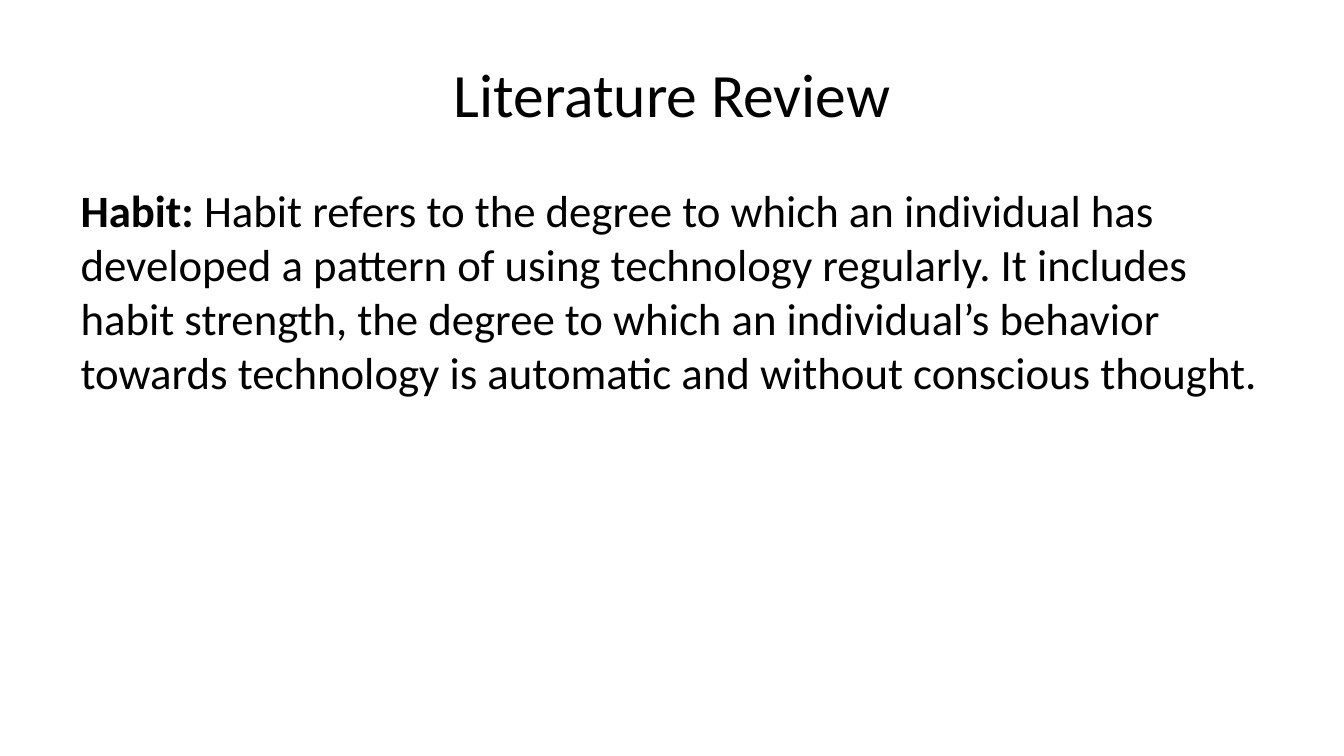
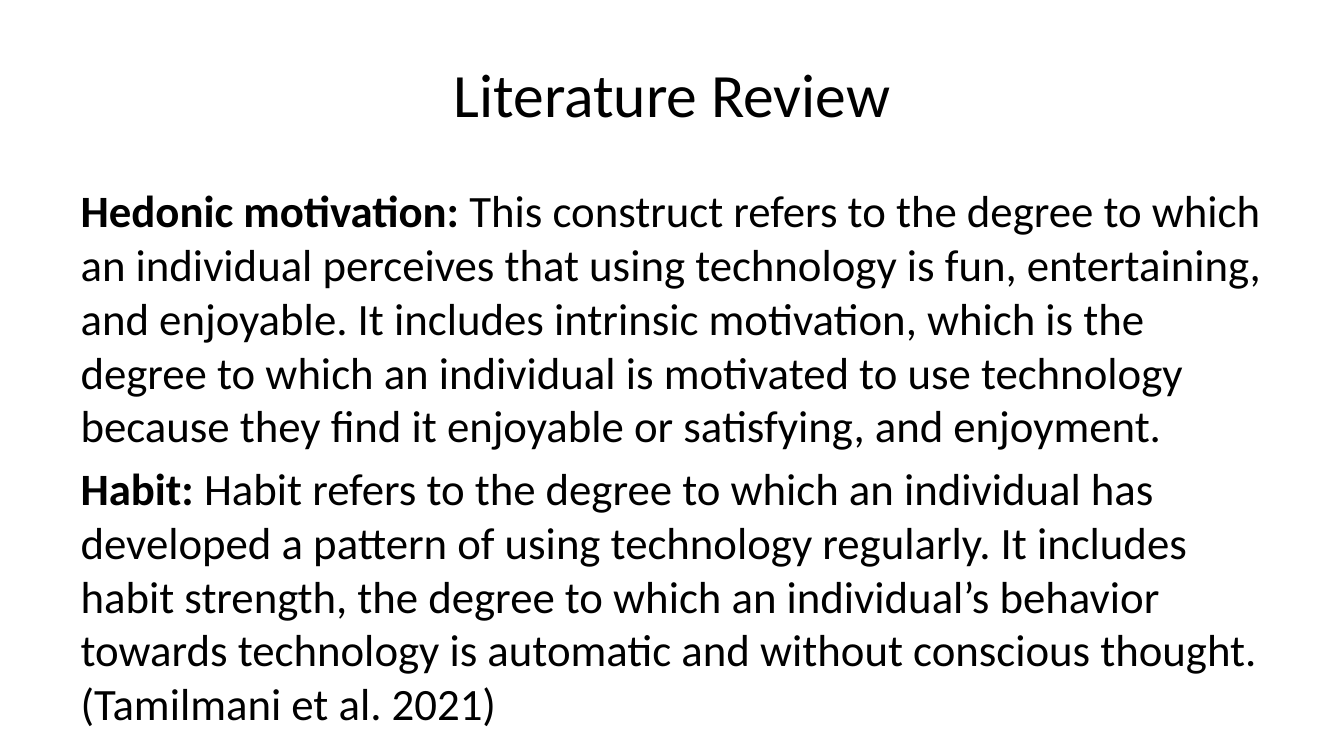
Before and after one commit to hukkum/semproject, a slide deck: slide 6 of powerpoint.pptx (slide 7 before the commit). Drawn at 1344x756 pixels with LibreOffice and Linux fonts; fonts in the diff are those of the drawing. Boxes give left, top, right and bottom in pixels: in the first picture for what was removed or moved away, otherwise in the second. Text is boxed around its words. In the diff, an @@ line names an element or a change of style, - is before the commit and + after.

```diff
--- a/powerpoint.pptx
+++ b/powerpoint.pptx
@@ text at bbox=[81, 195, 1261, 674]: text changed @@
-Habit: Habit refers to the degree to which an individual has developed a pattern of using technology regularly. It includes habit strength, the degree to which an individual’s behavior towards technology is automatic and without conscious thought.
+Hedonic motivation: This construct refers to the degree to which an individual perceives that using technology is fun, entertaining, and enjoyable. It includes intrinsic motivation, which is the degree to which an individual is motivated to use technology because they find it enjoyable or satisfying, and enjoyment.
+Habit: Habit refers to the degree to which an individual has developed a pattern of using technology regularly. It includes habit strength, the degree to which an individual’s behavior towards technology is automatic and without conscious thought. (Tamilmani et al. 2021)
```
Also in this commit, not shown: 5 other slides changed, 16 slides added, 9 slides removed, 19 other files.
